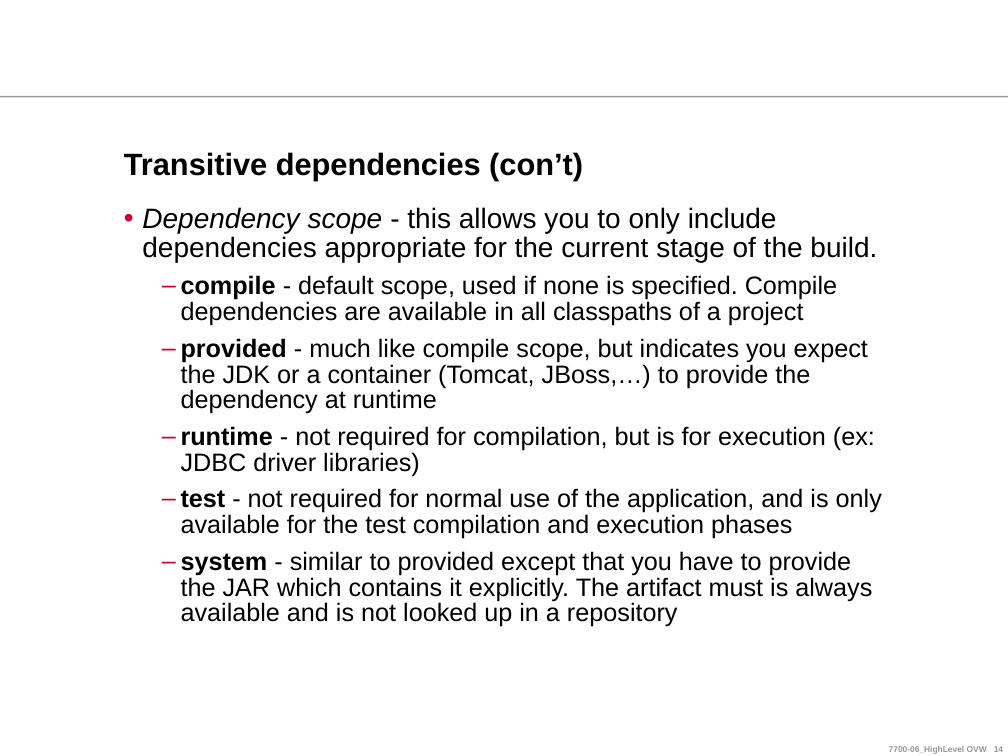
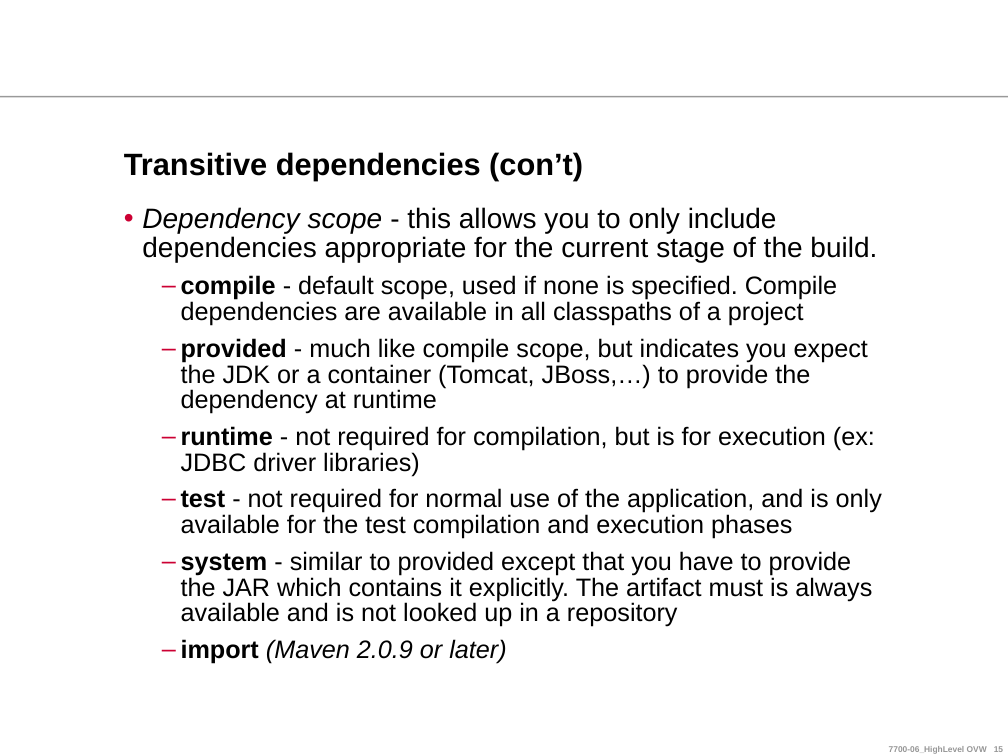
Before and after one commit to ndlongit/longnd-data, a slide deck: slide 15 of Document/Tutorial/[Presentation] Maven.ppt (slide 14 before the commit). Drawn at 1008x756 pixels with LibreOffice and Linux fonts; fonts in the diff are those of the drawing; background and template pictures are left out. Boxes give left, top, right and bottom in pixels: in the first picture for what was removed or moved away, otherwise in the second. Text is boxed around its words. In the diff, an @@ line names an element or a change of style, - is before the commit and + after.

```diff
--- a/Document/Tutorial/[Presentation] Maven.ppt
+++ b/Document/Tutorial/[Presentation] Maven.ppt
@@ text at (181, 639, 506, 664): paragraph added @@
+  – import (Maven 2.0.9 or later)
```
Also in this commit, not shown: 1 other slide changed, 3 slides added, 2 slides removed.
